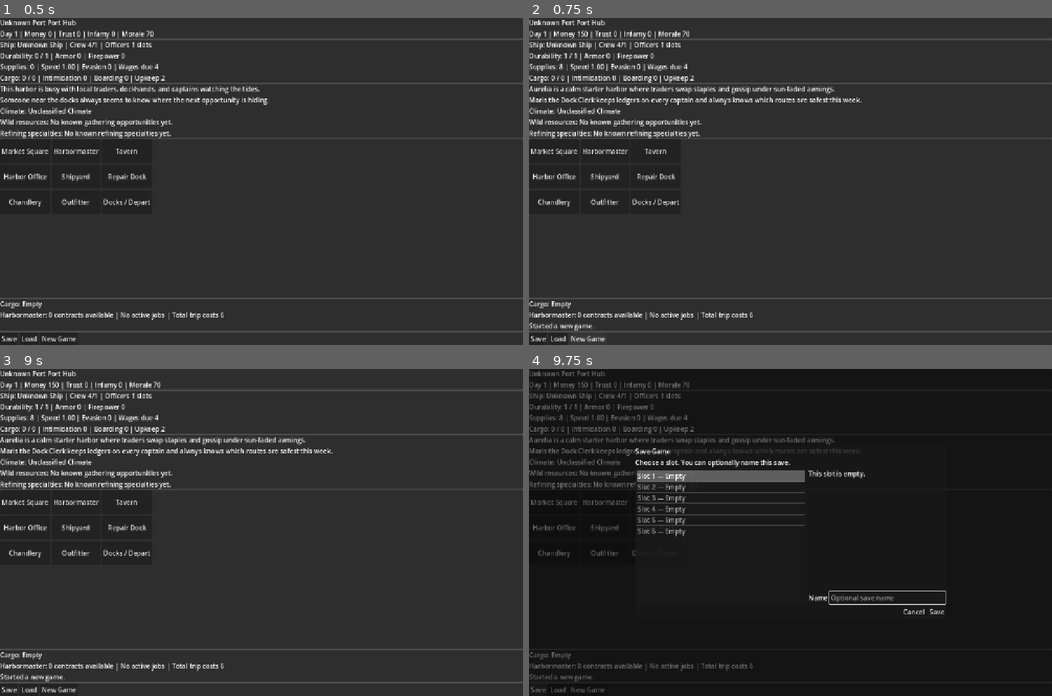
Above: before the commit, frames 1-4 (two rows, left to right).
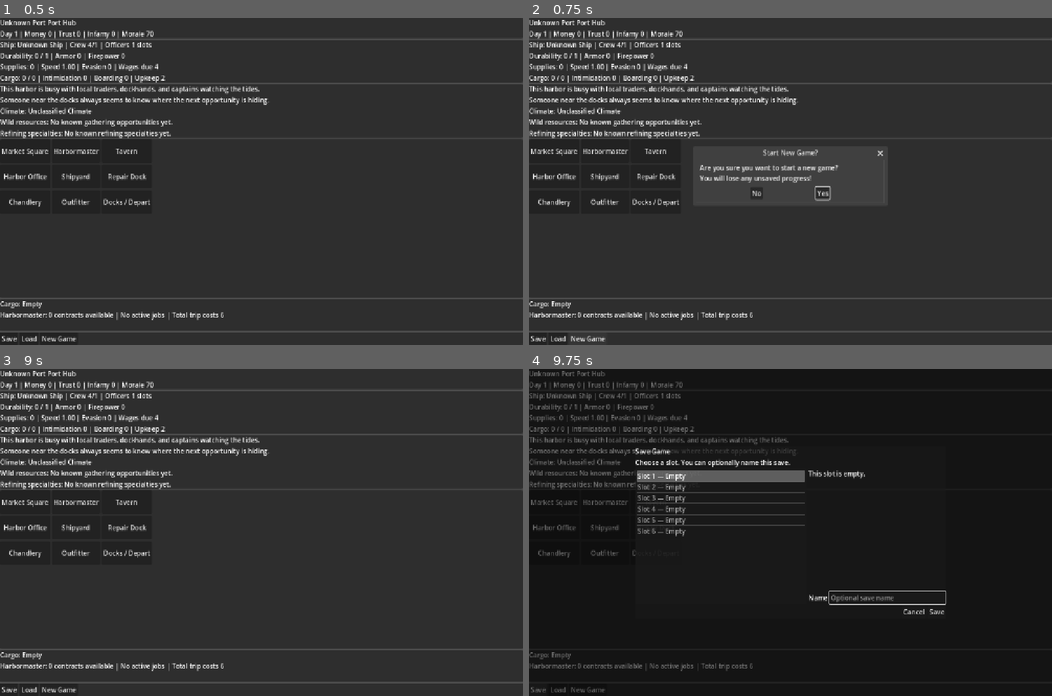
Above: after the commit, the same moments.

Repository: nwrowe/project-northwind
Game: Godot game, scene res://scenes/port/PortScreen.tscn
The game is run twice, just before and just after one commit, with the same random seed, the same clock (stepped at 60 frames per second) and the same inputs. This scene is started directly instead of the project's main scene.
Inputs (mouse positions are in pixels of both pictures, inside the frame that each line leads up to):
- Up to frame 1 (0.5 s): no input
- Up to frame 2 (0.75 s): click "New Game" at 0.5 s
- Up to frame 3 (9 s): click "New Game" at 1.25 s; click "Market Square" at 2 s; click "Harbormaster" at 2.75 s; click "Tavern" at 3.5 s; click "Harbor Office" at 4.25 s; click "Shipyard" at 5 s; click "Repair Dock" at 5.75 s; click "Chandlery" at 6.5 s; click "Outfitter" at 7.25 s; click "Docks / Depart" at 8 s; click (292, 545) at 8.75 s, where only the run after the commit has a clickable "Yes"
- Up to frame 4 (9.75 s): click "Save" at 9.5 s

Frame 1 is identical in both runs. In frame 2, 2.6% of the frame differs, in the area x 0-68%, y 3-96%; in frame 3, 1.8%; in frame 4, 0.9%.
Error in both runs: Cannot call method 'add_child' on a null value. (res://autoload/ScreenRouter.gd:31)

Commit message:
Update PortScreen.gd
New game dialog confirmation button setup

Diff:
--- a/scripts/ui/PortScreen.gd
+++ b/scripts/ui/PortScreen.gd
@@ -29,6 +29,7 @@
 @onready var cargo_summary_label = $VBoxContainer/SummaryPanel/VBoxContainer/CargoSummaryLabel
 @onready var contract_summary_label = $VBoxContainer/SummaryPanel/VBoxContainer/ContractSummaryLabel
 @onready var action_status_label = $VBoxContainer/SummaryPanel/VBoxContainer/ActionStatusLabel
+@onready var new_game_confirm_dialog = $NewGameConfirmDialog
 
 func _ready() -> void:
 	$VBoxContainer/ServicePanel/GridContainer/MarketButton.pressed.connect(_on_market_pressed)
@@ -43,11 +44,14 @@
 	$VBoxContainer/FooterPanel/HBoxContainer/SaveButton.pressed.connect(_on_save_pressed)
 	$VBoxContainer/FooterPanel/HBoxContainer/LoadButton.pressed.connect(_on_load_pressed)
 	$VBoxContainer/FooterPanel/HBoxContainer/NewGameButton.pressed.connect(_on_new_game_pressed)
+	new_game_confirm_dialog.confirmed.connect(_on_new_game_confirmed)
+
 	save_slot_dialog = SAVE_SLOT_DIALOG_SCENE.instantiate()
 	add_child(save_slot_dialog)
 	save_slot_dialog.save_requested.connect(_on_save_slot_requested)
 	save_slot_dialog.load_requested.connect(_on_load_slot_requested)
 	refresh_ui()
+
 	if not GameState.pending_status_message.is_empty():
 		action_status_label.text = GameState.pending_status_message
 		GameState.pending_status_message = ""
@@ -127,6 +131,8 @@
 		refresh_ui()
 
 func _on_new_game_pressed() -> void:
+	new_game_confirm_dialog.popup_centered()
+
+func _on_new_game_confirmed() -> void:
 	GameState.new_game()
-	action_status_label.text = "Started a new game."
-	refresh_ui()
+	ScreenRouter.show_opening_scene()
